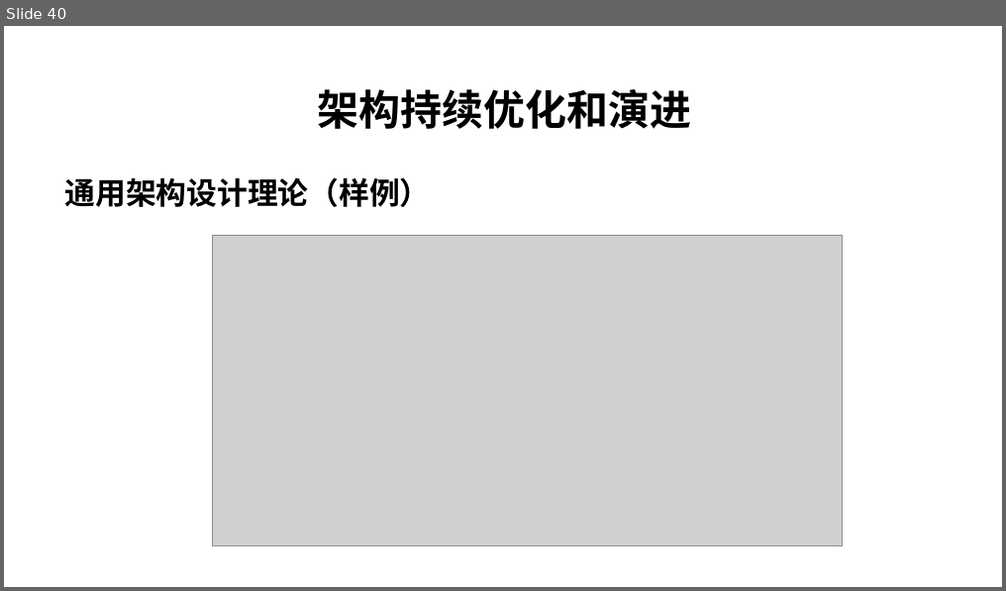
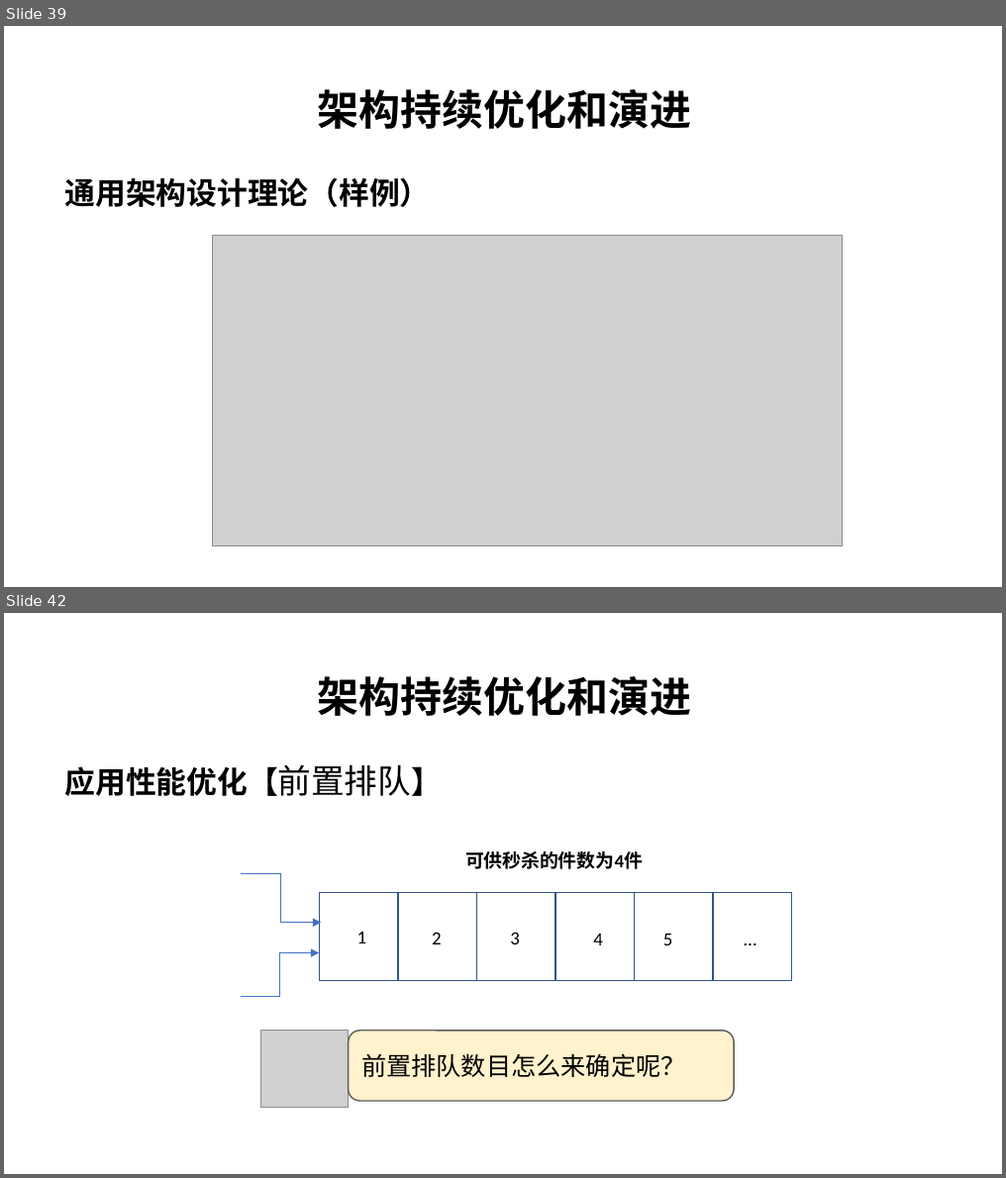
Before and after one commit to char-dance/flashSale-demo, a slide deck: FalshSale.pptx. Shown one above the other, each under a label of ours: slide 40 before the commit, slides 39 and 42 after it; the slides between them are not shown. The pictures are 1006x591 and 1006x1178 pixels, drawn with LibreOffice and Linux fonts; fonts in the diff are those of the drawing; grey boxes stand for pictures; background and template pictures are left out. Boxes give left, top, right and bottom in pixels: in the first picture for what was removed or moved away, otherwise in the second. Text is boxed around its words. In the diff, an @@ line names an element or a change of style, - is before the commit and + after.

```diff
--- a/FalshSale.pptx
+++ b/FalshSale.pptx
@@ slide 42 added at (4,613,1002,1174), background #FFFFFF @@
@@ text added at (317,676,691,716), 30 pt, text #000000, bold @@
+架构持续优化和演进
@@ text added at (65,764,442,796), 22 pt, text #000000, bold @@
+应用性能优化【前置排队】
@@ elbow arrow added from (241, 873) to (322, 922), #4472C4 0.5 pt @@
@@ text added at (465,852,643,869), 13.5 pt, text #000000, bold @@
+可供秒杀的件数为4件
@@ rectangle added at (320,892,398,980), outline #325491 1 pt @@
@@ rectangle added at (398,892,477,980), outline #325491 1 pt @@
@@ rectangle added at (477,892,555,980), outline #325491 1 pt @@
@@ rectangle added at (555,892,635,980), outline #325491 1 pt @@
@@ rectangle added at (635,892,714,980), outline #325491 1 pt @@
@@ rectangle added at (714,892,792,980), outline #325491 1 pt @@
@@ text added at (357,932,367,944), 13.5 pt, text #000000 @@
+1
@@ text added at (432,932,442,945), 13.5 pt, text #000000 @@
+2
@@ text added at (510,932,520,945), 13.5 pt, text #000000 @@
+3
@@ text added at (593,934,603,946), 13.5 pt, text #000000 @@
+4
@@ text added at (663,934,673,946), 13.5 pt, text #000000 @@
+5
@@ text added at (734,922,767,956), 13.5 pt, text #000000 @@
+…
@@ elbow arrow added from (241, 996) to (320, 954), #4472C4 0.5 pt @@
@@ picture added at (261,1031,349,1108) @@
@@ rounded rectangle added at (349,1031,734,1102), fill #FFF2CC, outline #5C5C5C 1 pt, 18 pt, text #000000 @@
+前置排队数目怎么来确定呢？
@@ what was slide 40 is now slide 39 @@
```
Also in this commit, not shown: 3 other slides added, 8 slides removed.
